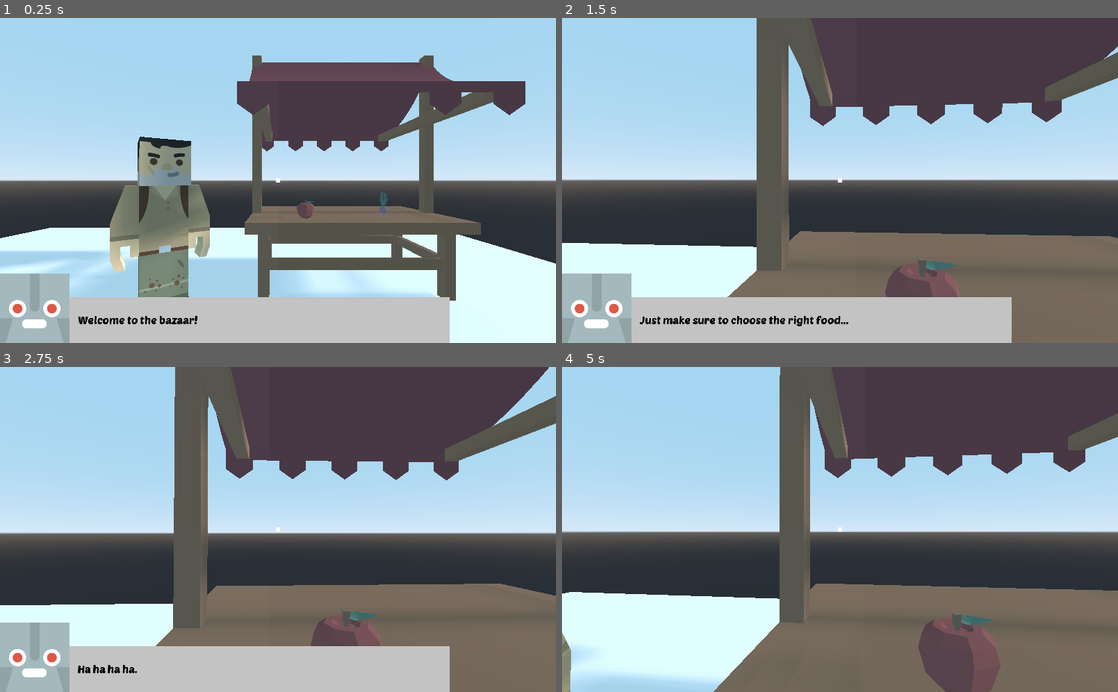
Above: before the commit, frames 1-4 (two rows, left to right).
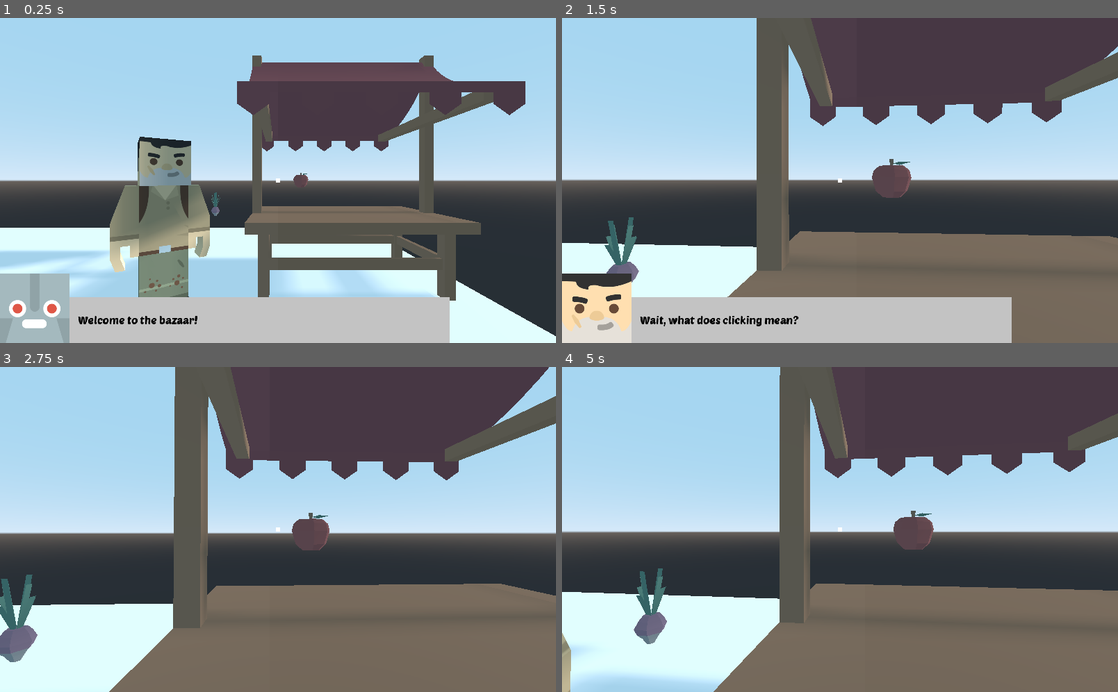
Above: after the commit, the same moments.

Repository: pjz987/tutemic-godot-tutorial
Game: Godot game, scene res://main.tscn
The game is run twice, just before and just after one commit, with the same random seed, the same clock (stepped at 60 frames per second) and the same inputs.
Inputs (mouse positions are in pixels of both pictures, inside the frame that each line leads up to):
- Up to frame 1 (0.25 s): no input
- Up to frame 2 (1.5 s): tap Enter at 0.5 s; move the mouse to (867, 180) at 0.52 s; hold W (move_forward) from 0.53 s (still down); click (867, 180) at 0.6 s; move the mouse to (812, 180) at 1.27 s; click (812, 180) at 1.35 s
- Up to frame 3 (2.75 s): keep holding W (move_forward); move the mouse to (289, 523) at 2.02 s; click (289, 523) at 2.1 s
- Up to frame 4 (5 s): keep holding W (move_forward); move the mouse to (834, 536) at 2.77 s; click (834, 536) at 2.85 s; move the mouse to (878, 532) at 3.52 s; click (878, 532) at 3.6 s; move the mouse to (795, 526) at 4.27 s; click (795, 526) at 4.35 s

The runs differ from the first frame. In frame 1, 4.5% of the frame differs, in the area x 0-100%, y 47-98%; in frame 2, 4.9%; in frame 3, 14%, in the area x 0-81%, y 8-100%; in frame 4, 3.5%.

Commit message:
fifth sesh

Diff:
--- /dev/null
+++ b/Tutemic3D/Dialogues/fruit_chat.tres
@@ -0,0 +1,9 @@
+[gd_resource type="Resource" load_steps=3 format=2]
+
+[ext_resource path="res://dialogue.gd" type="Script" id=1]
+[ext_resource path="res://blocky-characters/Faces/face_adventurer.png" type="Texture" id=2]
+
+[resource]
+script = ExtResource( 1 )
+avatar_texture = ExtResource( 2 )
+dialog_slides = [ "Psst. I got some fruits for ya!", "Choose by looking over there and clicking.", "Wait, what does clicking mean?" ]
--- a/Tutemic3D/dialogue_manager.gd
+++ b/Tutemic3D/dialogue_manager.gd
@@ -10,6 +10,7 @@
 	_avatar.texture = _current_dialogue.avatar_texture
 	show_slide()
 
+	GameEvents.connect("dialog_initiated", self, "_on_dialog_initiated")
 
 func _input(event):
 	if Input.is_action_just_pressed("advance_slide"):
@@ -22,3 +23,11 @@
 
 func show_slide() -> void:
 	_dialog_text.text = _current_dialogue.dialog_slides[_current_slide_index]
+
+
+func _on_dialog_initiated(dialogue: Dialogue) -> void:
+	_current_dialogue = dialogue
+	_current_slide_index = 0
+	_avatar.texture = dialogue.avatar_texture
+	show_slide()
+	visible = true
--- /dev/null
+++ b/Tutemic3D/food_quiz.gd
@@ -0,0 +1,10 @@
+extends Spatial
+
+export(Resource) var _dialogue = _dialogue as Dialogue
+
+func _ready():
+	pass
+
+
+func _on_DialogTrigger_body_entered(body):
+	GameEvents.emit_signal("dialog_initiated", _dialogue)
--- /dev/null
+++ b/Tutemic3D/food_quiz.tscn
@@ -0,0 +1,57 @@
+[gd_scene load_steps=8 format=2]
+
+[ext_resource path="res://fantasy-town/stallRed.glb" type="PackedScene" id=1]
+[ext_resource path="res://food-kit/apple.glb" type="PackedScene" id=2]
+[ext_resource path="res://blocky-characters/Models/Non-rigged/glTF/advancedCharacter.gltf" type="PackedScene" id=3]
+[ext_resource path="res://food_quiz.gd" type="Script" id=4]
+[ext_resource path="res://blocky-characters/Skins/Advanced/skin_adventurer.png" type="Texture" id=5]
+
+[sub_resource type="SpatialMaterial" id=1]
+albedo_texture = ExtResource( 5 )
+
+[sub_resource type="BoxShape" id=2]
+extents = Vector3( 1, 0.265107, 1 )
+
+[node name="FoodQuiz" type="Spatial"]
+transform = Transform( 1, 0, 0, 0, 1, 0, 0, 0, 1, 1.93871, 1.19209e-07, 3.62022 )
+script = ExtResource( 4 )
+__meta__ = {
+"_editor_description_": ""
+}
+
+[node name="stallRed" parent="." instance=ExtResource( 1 )]
+
+[node name="apple" parent="." instance=ExtResource( 2 )]
+transform = Transform( 1, 0, 0, 0, 1, 0, 0, 0, 1, 0.121839, 1.1398, -0.50584 )
+
+[node name="advancedCharacter" parent="." instance=ExtResource( 3 )]
+transform = Transform( 0.0551384, 0, -0.0834252, 0, 0.1, 0, 0.0834252, 0, 0.0551384, -0.77632, -0.0173535, -1.8715 )
+
+[node name="Body1" parent="advancedCharacter" index="0"]
+material/0 = SubResource( 1 )
+
+[node name="Head1" parent="advancedCharacter" index="1"]
+material/0 = SubResource( 1 )
+
+[node name="ArmLeft1" parent="advancedCharacter" index="2"]
+material/0 = SubResource( 1 )
+
+[node name="ArmRight1" parent="advancedCharacter" index="3"]
+material/0 = SubResource( 1 )
+
+[node name="LegLeft1" parent="advancedCharacter" index="4"]
+material/0 = SubResource( 1 )
+
+[node name="LegRight1" parent="advancedCharacter" index="5"]
+material/0 = SubResource( 1 )
+
+[node name="DialogTrigger" type="Area" parent="."]
+
+[node name="CollisionShape" type="CollisionShape" parent="DialogTrigger"]
+transform = Transform( 1, 0, 0, 0, 1, 0, 0, 0, 1, -1.58549, 0.319548, 0 )
+shape = SubResource( 2 )
+
+[node name="Food" type="Spatial" parent="."]
+[connection signal="body_entered" from="DialogTrigger" to="." method="_on_DialogTrigger_body_entered"]
+
+[editable path="advancedCharacter"]
--- /dev/null
+++ b/Tutemic3D/game_events.gd
@@ -0,0 +1,3 @@
+extends Node
+
+signal dialog_initiated
--- a/Tutemic3D/main.tscn
+++ b/Tutemic3D/main.tscn
@@ -1,11 +1,9 @@
-[gd_scene load_steps=18 format=2]
+[gd_scene load_steps=15 format=2]
 
 [ext_resource path="res://player.gd" type="Script" id=1]
-[ext_resource path="res://fantasy-town/stallRed.glb" type="PackedScene" id=2]
-[ext_resource path="res://food-kit/apple.glb" type="PackedScene" id=3]
-[ext_resource path="res://blocky-characters/Models/Non-rigged/glTF/advancedCharacter.gltf" type="PackedScene" id=4]
+[ext_resource path="res://food_quiz.tscn" type="PackedScene" id=2]
+[ext_resource path="res://Dialogues/fruit_chat.tres" type="Resource" id=3]
 [ext_resource path="res://food-kit/beet.glb" type="PackedScene" id=5]
-[ext_resource path="res://blocky-characters/Skins/Advanced/skin_adventurer.png" type="Texture" id=6]
 [ext_resource path="res://blocky-characters/Faces/face_adventurer.png" type="Texture" id=7]
 [ext_resource path="res://PoetsenOne-Regular.ttf" type="DynamicFontData" id=8]
 [ext_resource path="res://dialogue_manager.gd" type="Script" id=9]
@@ -26,12 +24,9 @@
 [sub_resource type="CapsuleMesh" id=5]
 radius = 0.33
 
-[sub_resource type="DynamicFont" id=7]
+[sub_resource type="DynamicFont" id=6]
 size = 20
 font_data = ExtResource( 8 )
-
-[sub_resource type="SpatialMaterial" id=6]
-albedo_texture = ExtResource( 6 )
 
 [node name="Main" type="Spatial"]
 
@@ -50,7 +45,7 @@
 shape = SubResource( 3 )
 
 [node name="Player" type="KinematicBody" parent="."]
-transform = Transform( -4.37114e-08, 0, -1, 0, 1, 0, 1, 0, -4.37114e-08, -1, 0.8, 0.9 )
+transform = Transform( -4.37114e-08, 0, -1, 0, 1, 0, 1, 0, -4.37114e-08, -1, 0.8, 2.81331 )
 script = ExtResource( 1 )
 
 [node name="CollisionShape" type="CollisionShape" parent="Player"]
@@ -120,44 +115,22 @@
 margin_top = 15.0
 margin_right = -15.0
 margin_bottom = -15.0
-custom_fonts/font = SubResource( 7 )
+custom_fonts/font = SubResource( 6 )
 custom_colors/font_color = Color( 0, 0, 0, 1 )
 text = "sample dialogue text
 and shit"
 valign = 1
 
-[node name="stallRed" parent="." instance=ExtResource( 2 )]
-transform = Transform( 2.25, 0, 0, 0, 2.25, 0, 0, 0, 2.25, 1.93871, 1.19209e-07, 1.70691 )
-
-[node name="apple" parent="." instance=ExtResource( 3 )]
-transform = Transform( 1, 0, 0, 0, 1, 0, 0, 0, 1, 1.51471, 0.822375, 1.20107 )
-
 [node name="beet" parent="." instance=ExtResource( 5 )]
 transform = Transform( 1, 0, 0, 0, 1, 0, 0, 0, 1, 1.64824, 0.822375, 2.10056 )
-
-[node name="advancedCharacter" parent="." instance=ExtResource( 4 )]
-transform = Transform( 0.0551384, 0, -0.0834252, 0, 0.1, 0, 0.0834252, 0, 0.0551384, 1.16239, -0.0173534, -0.164591 )
-
-[node name="Body1" parent="advancedCharacter" index="0"]
-material/0 = SubResource( 6 )
-
-[node name="Head1" parent="advancedCharacter" index="1"]
-material/0 = SubResource( 6 )
-
-[node name="ArmLeft1" parent="advancedCharacter" index="2"]
-material/0 = SubResource( 6 )
-
-[node name="ArmRight1" parent="advancedCharacter" index="3"]
-material/0 = SubResource( 6 )
-
-[node name="LegLeft1" parent="advancedCharacter" index="4"]
-material/0 = SubResource( 6 )
-
-[node name="LegRight1" parent="advancedCharacter" index="5"]
-material/0 = SubResource( 6 )
 
 [node name="DirectionalLight" type="DirectionalLight" parent="."]
 transform = Transform( 1, 0, 0, 0, 0.92321, 0.384295, 0, -0.384295, 0.92321, 2.38419e-07, 3.07743, 6.97681 )
 shadow_enabled = true
 
-[editable path="advancedCharacter"]
+[node name="FoodQuiz" parent="." instance=ExtResource( 2 )]
+_dialogue = ExtResource( 3 )
+
+[editable path="FoodQuiz"]
+
+[editable path="FoodQuiz/advancedCharacter"]
--- a/Tutemic3D/project.godot
+++ b/Tutemic3D/project.godot
@@ -23,6 +23,10 @@
 config/name="Tutemic3D"
 run/main_scene="res://main.tscn"
 config/icon="res://icon.png"
+
+[autoload]
+
+GameEvents="*res://game_events.gd"
 
 [input]
 
